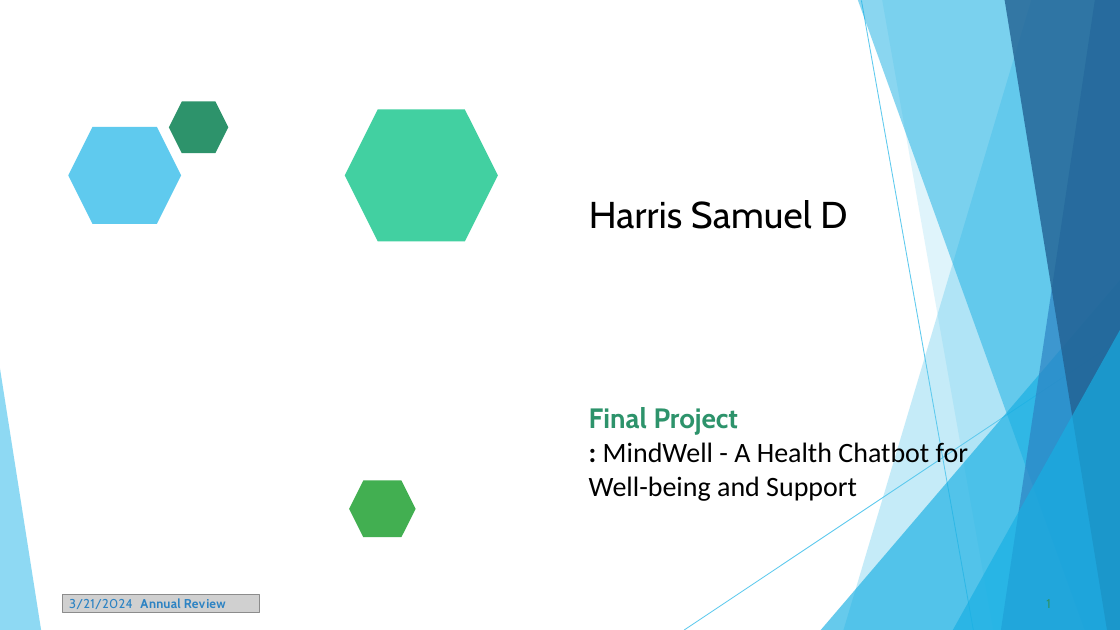
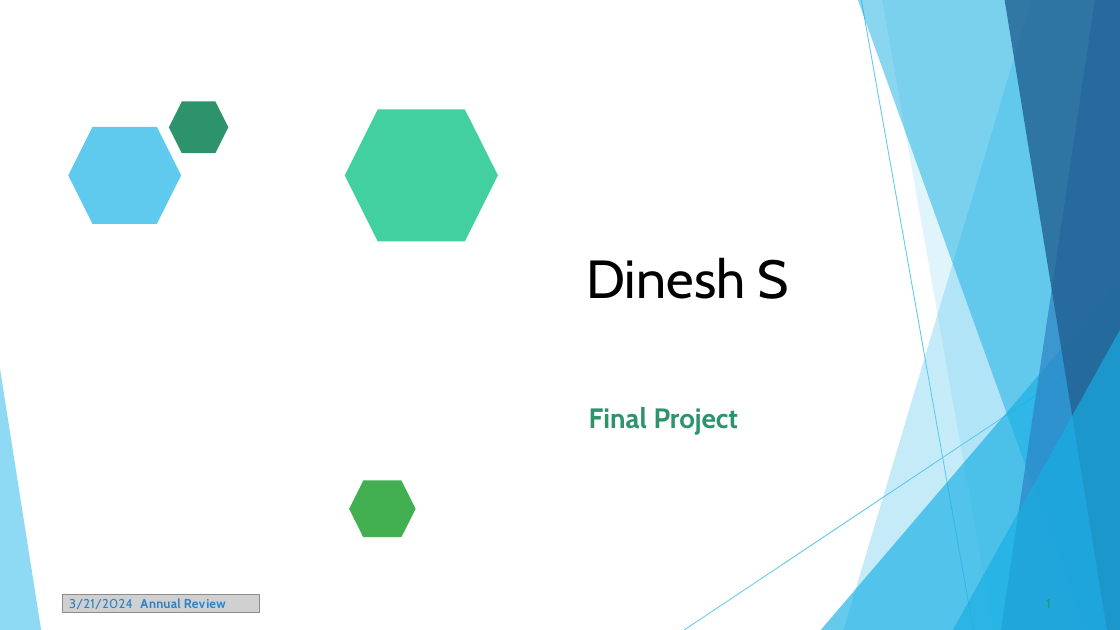
Before and after one commit to DineshisTaken/TNSDC-Generative-AI, a slide deck: slide 1 of naanmudhalvan.pptx. Drawn at 1120x630 pixels with LibreOffice and Linux fonts; fonts in the diff are those of the drawing; grey boxes stand for pictures. Boxes give left, top, right and bottom in pixels: in the first picture for what was removed or moved away, otherwise in the second. Text is boxed around its words. In the diff, an @@ line names an element or a change of style, - is before the commit and + after.

```diff
--- a/naanmudhalvan.pptx
+++ b/naanmudhalvan.pptx
@@ title at [586,257,789,299]: text changed; size 32 to 46 pt @@
-Harris Samuel D
+Dinesh S
@@ text at [589,439,968,501]: paragraph removed @@
-: MindWell - A Health Chatbot for Well-being and Support
```
Also in this commit, not shown: 1 other slide changed.
